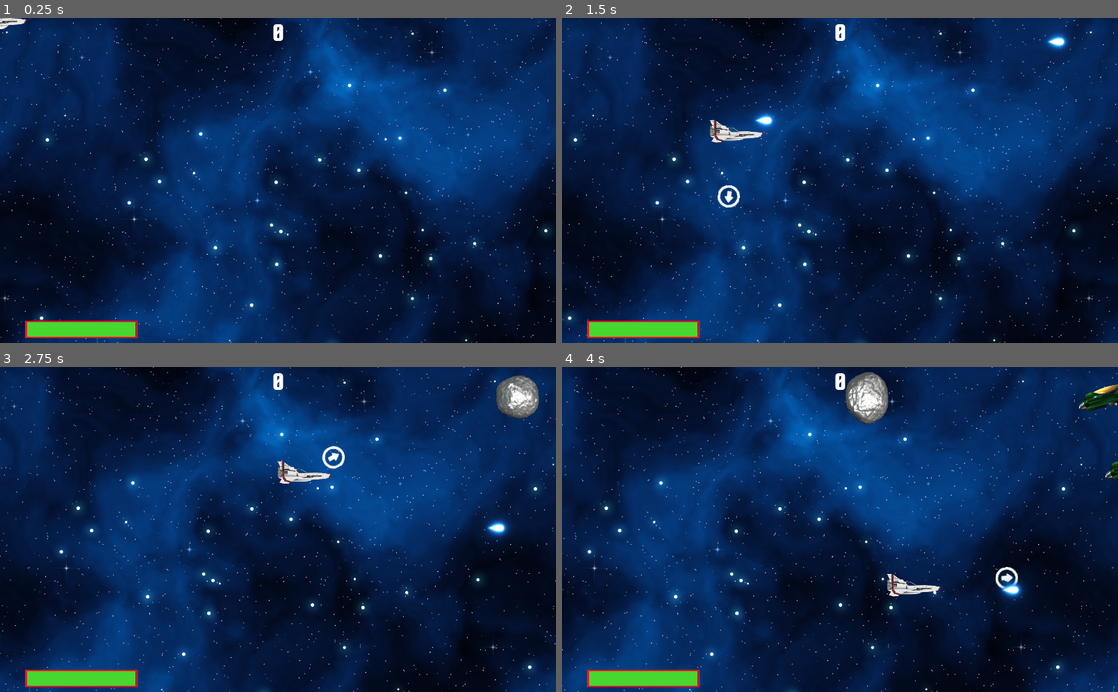
Above: before the commit, frames 1-4 (two rows, left to right).
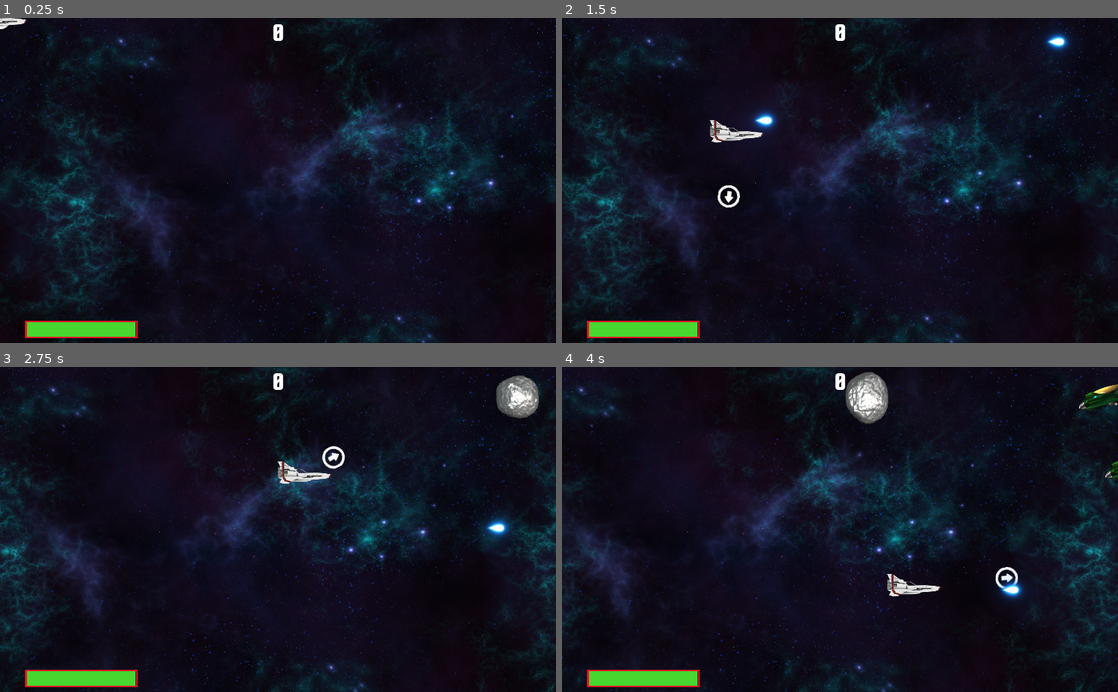
Above: after the commit, the same moments.

Repository: andreaszdw/test-godot
Game: Godot game, scene res://Main.tscn
The game is run twice, just before and just after one commit, with the same random seed, the same clock (stepped at 60 frames per second) and the same inputs.
Inputs (mouse positions are in pixels of both pictures, inside the frame that each line leads up to):
- Up to frame 1 (0.25 s): no input
- Up to frame 2 (1.5 s): move the mouse to (962, 164) at 0.52 s; click (962, 164) at 0.67 s; move the mouse to (728, 196) at 1.27 s; click (728, 196) at 1.42 s
- Up to frame 3 (2.75 s): move the mouse to (333, 458) at 2.02 s; click (333, 458) at 2.17 s
- Up to frame 4 (4 s): move the mouse to (812, 594) at 2.77 s; click (812, 594) at 2.92 s; move the mouse to (1006, 578) at 3.52 s; click (1006, 578) at 3.67 s

The runs differ from the first frame. In frame 1, 71% of the frame differs, in the area x 0-100%, y 0-100%; in frame 2, 71%; in frame 3, 70%; in frame 4, 70%.

Commit message:
new background

Diff:
--- a/sidefighter/StarsBackground.tscn
+++ b/sidefighter/StarsBackground.tscn
@@ -1,6 +1,6 @@
 [gd_scene load_steps=3 format=2]
 
-[ext_resource path="res://art/background/Blue Nebula/Blue Nebula 8 - 1024x1024.png" type="Texture" id=1]
+[ext_resource path="res://art/background/blue1.png" type="Texture" id=1]
 [ext_resource path="res://StarsBackground.gd" type="Script" id=2]
 
 [node name="StarsBackground" type="ParallaxBackground"]
Binary file added: sidefighter/art/background/blue1.png
Not shown, added: sidefighter/art/background/blue1.png.import
Not shown, added: sidefighter/art/blue1.png.import
